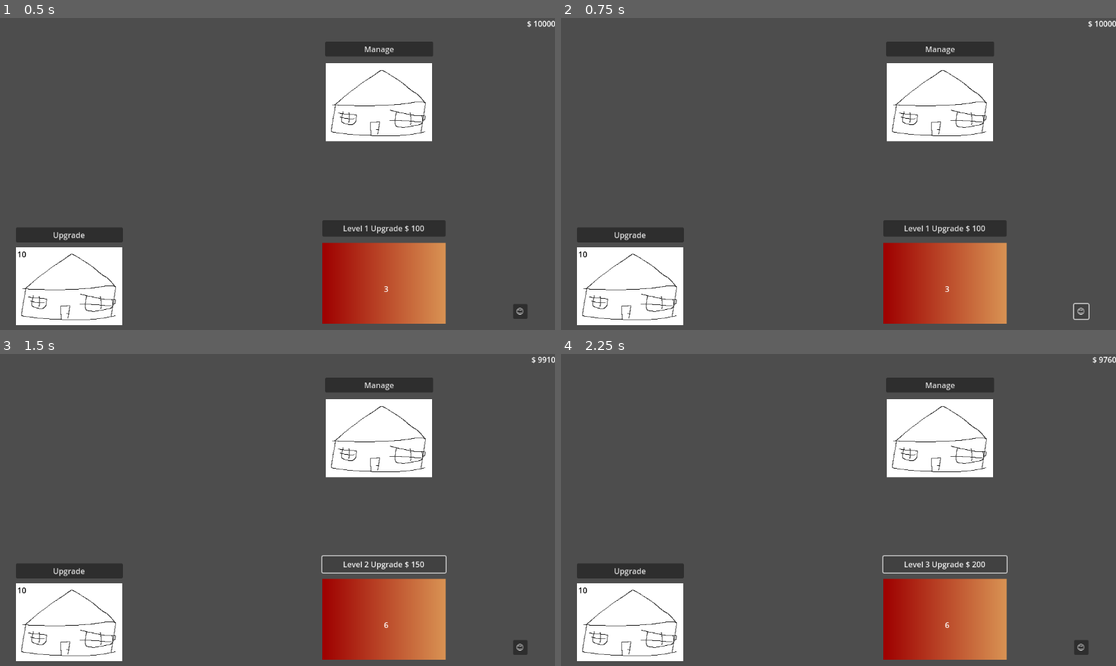
Above: before the commit, frames 1-4 (two rows, left to right).
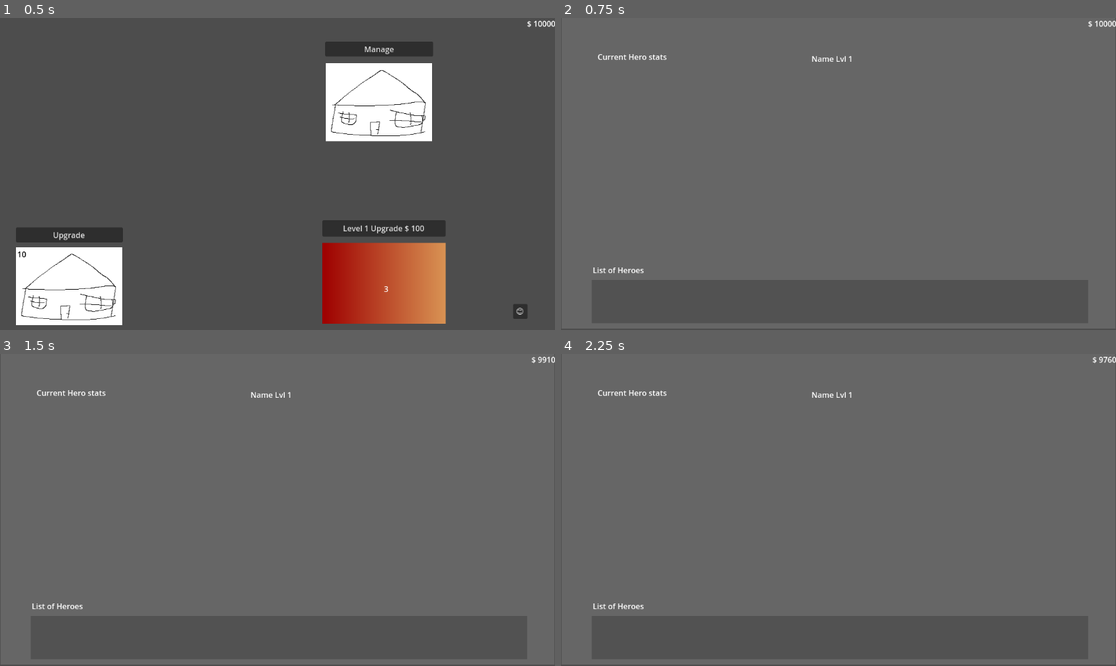
Above: after the commit, the same moments.

Repository: chaurunda/ClickerGodot
Game: Godot game, scene res://main.tscn
Two runs of this game, one before a commit and one after it. Both use one fixed random seed, a clock stepped at 60 frames per second and the inputs below.
Inputs:
- Up to frame 1 (0.5 s): no input
- Up to frame 2 (0.75 s): click "😊" at 0.5 s
- Up to frame 3 (1.5 s): click "Level 1 Upgrade $ 100" at 1.25 s
- Up to frame 4 (2.25 s): click "Level 2 Upgrade $ 150" at 2 s

Frame 1 is identical in both runs. In frame 2, 92% of the frame differs, in the area x 0-100%, y 0-100%; in frame 3, 92%; in frame 4, 92%.
Error before the commit: Parse Error: Invalid argument for "setCurrentHeroSelected()" function: argument 1 should be "String" but is "Hero". (res://components/Heroes/Heroes.gd:37)

Commit message:
feat: Add functionality to display hero buttons in Heroes component

Diff:
--- a/components/HeroButton/HeroButton.gd
+++ b/components/HeroButton/HeroButton.gd
@@ -3,4 +3,4 @@
 var currentHeroId: String
 
 func _on_pressed():
-	pass # Replace with function body.
+	HeroManager.setCurrentHeroSelected(currentHeroId)
--- a/components/Heroes/Heroes.gd
+++ b/components/Heroes/Heroes.gd
@@ -6,26 +6,27 @@
 @onready var listOfHeroZone = $ListOfHeroZone
 
 @onready var heroes = HeroManager.getListOfHeroes()
-var heroButton = preload("res://components/HeroButton/HeroButton.tscn").instantiate()
-var node2d = Node2D.new()
 
 func _on_display_heroes_button_pressed():
 	self.visible = true
+	var i = 0
 
 	for hero in GameState.obtainedHeroes:
+		var node2d = Node2D.new()
+		var heroButton = preload("res://components/HeroButton/HeroButton.tscn").instantiate()
 		heroButton.currentHeroId = hero.uuid
 		heroButton.text = hero.heroName
+		heroButton.position = Vector2(node2d.position.x + (heroButton.position.x + heroButton.get_size().x * i ), node2d.position.y + (heroButton.position.y + heroButton.get_size().y * i ))
 		node2d.add_child(heroButton)
+		i += 1
+		add_child(node2d)
 
-	add_child(node2d)
 
 func _ready():
 	GlobalEventBus.connect("newHeroObtained", displayHeroes)
 
-	if(heroes.size() > 0):
-		displayHeroes()
-		setCurrentHeroSelected(heroes[0])
-
+func _process(_delta):
+	displaySelectedHero()
 
 func displayHeroes():
 	var listOfHeros = HeroManager.getListOfHeroes()
@@ -34,9 +35,13 @@
 	setCurrentHeroSelected(listOfHeros[0])
 
 func setCurrentHeroSelected(hero: Hero):
-	HeroManager.setCurrentHeroSelected(hero)
-	updateHeroNameLabel(hero)
-	updateHeroStatsLabel(hero)
+	HeroManager.setCurrentHeroSelected(hero.uuid)
+
+func displaySelectedHero():
+	var currentHero = HeroManager.getCurrentHeroSelected()
+	if currentHero:
+		updateHeroNameLabel(currentHero)
+		updateHeroStatsLabel(currentHero)
 
 func updateHeroNameLabel(currentHero: Hero):
 	nameLabel.text = "%s level %s" % [currentHero.heroName, currentHero.level]
--- a/components/Tavern/tavern.gd
+++ b/components/Tavern/tavern.gd
@@ -26,7 +26,7 @@
 
 
 func _on_get_new_hero_button_pressed():
-	var newHero = Hero.new("farmer", 1, Stats.new(20,10,0))
+	var newHero = Hero.new(1, Stats.new(20,10,0))
 	newHero.create()
 
 func _on_close_button_pressed():
--- a/scripts/Hero.gd
+++ b/scripts/Hero.gd
@@ -18,8 +18,16 @@
 	Item.ITEMS.HELMET: null,
 }
 
-func _init(newName: String, newLevel: int, newStats: Stats):
-	heroName = newName
+const listOfFirstName = ["John", "Jane", "Doe", "Alice", "Bob", "Charlie", "David", "Eve", "Frank", "Grace", "Heidi"]
+const listOfLastName = ["Smith", "Johnson", "Williams", "Jones", "Brown", "Davis", "Miller", "Wilson", "Moore", "Taylor", "Anderson"]
+
+func computeFullName() -> String :
+	var firstName = listOfFirstName[randi() % listOfFirstName.size()]
+	var lastName = listOfLastName[randi() % listOfLastName.size()]
+	return firstName + " " + lastName
+
+func _init(newLevel: int, newStats: Stats):
+	heroName = computeFullName()
 	level = newLevel
 	baseStats = newStats
 	uuid = uuid_util.v4()
